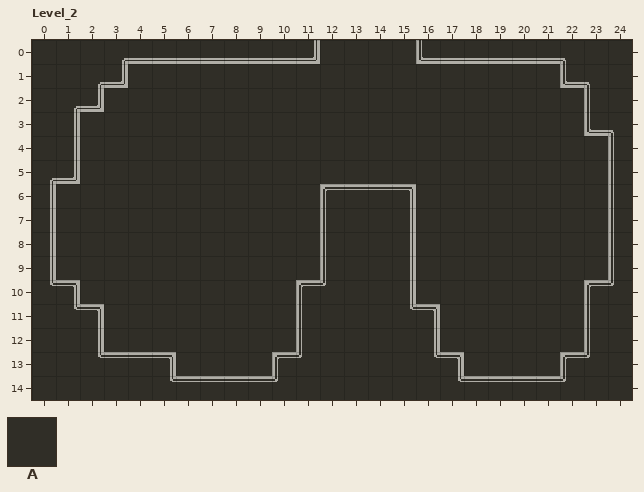
Two states of a LDtk project, source/levels/world.ldtk. Above is the file before it was changed.
Cells are 16x16 px. Shown: Level_2 x 0..24, y 0..14. The commit also changed other parts of the map, which this record leaves out.
Key: from "Walls": A 1 "Marble".
_ is an empty cell.
Layer "Walls" before, first column x 0:
 0 AAAAAAAAAAAA____AAAAAAAAA
 1 AAAA__________________AAA
 2 AAA____________________AA
 3 AA_____________________AA
 4 AA______________________A
 5 AA______________________A
 6 A___________AAAA________A
 7 A___________AAAA________A
 8 A___________AAAA________A
 9 A___________AAAA________A
10 AA_________AAAAA_______AA
11 AAA________AAAAAA______AA
12 AAA________AAAAAA______AA
13 AAAAAA____AAAAAAAA____AAA
14 AAAAAAAAAAAAAAAAAAAAAAAAA
Now the later version:
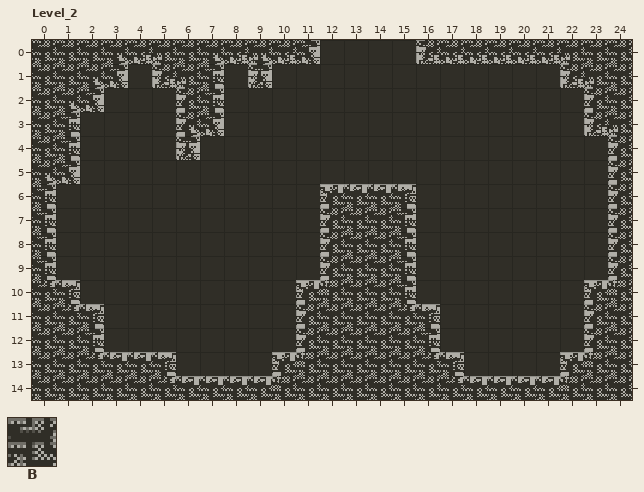
Further tiles: from "Walls": B 4 "Stone".
Commit: Stone Foreground Tile Set Complete
Difference:
{"where": "layer \"Walls\""}
{"y":0,"x":0,"old":"AAAAAAAAAAAA","new":"BBBBBBBBBBBB"}
{"y":0,"x":16,"old":"AAAAAAAAA","new":"BBBBBBBBB"}
{"y":1,"x":0,"old":"AAAA","new":"BBBB"}
{"y":1,"x":5,"old":"___","new":"BBB"}
{"y":1,"x":9,"old":"_","new":"B"}
{"y":1,"x":22,"old":"AAA","new":"BBB"}
{"y":2,"x":0,"old":"AAA","new":"BBB"}
{"y":2,"x":6,"old":"__","new":"BB"}
{"y":2,"x":23,"old":"AA","new":"BB"}
{"y":3,"x":0,"old":"AA","new":"BB"}
{"y":3,"x":6,"old":"__","new":"BB"}
{"y":3,"x":23,"old":"AA","new":"BB"}
{"y":4,"x":0,"old":"AA","new":"BB"}
{"y":4,"x":6,"old":"_","new":"B"}
{"y":4,"x":24,"old":"A","new":"B"}
{"y":5,"x":0,"old":"AA","new":"BB"}
{"y":5,"x":24,"old":"A","new":"B"}
{"y":6,"x":0,"old":"A","new":"B"}
{"y":6,"x":12,"old":"AAAA","new":"BBBB"}
{"y":6,"x":24,"old":"A","new":"B"}
{"y":7,"x":0,"old":"A","new":"B"}
{"y":7,"x":12,"old":"AAAA","new":"BBBB"}
{"y":7,"x":24,"old":"A","new":"B"}
{"y":8,"x":0,"old":"A","new":"B"}
{"y":8,"x":12,"old":"AAAA","new":"BBBB"}
{"y":8,"x":24,"old":"A","new":"B"}
{"y":9,"x":0,"old":"A","new":"B"}
{"y":9,"x":12,"old":"AAAA","new":"BBBB"}
{"y":9,"x":24,"old":"A","new":"B"}
{"y":10,"x":0,"old":"AA","new":"BB"}
{"y":10,"x":11,"old":"AAAAA","new":"BBBBB"}
{"y":10,"x":23,"old":"AA","new":"BB"}
{"y":11,"x":0,"old":"AAA","new":"BBB"}
{"y":11,"x":11,"old":"AAAAAA","new":"BBBBBB"}
{"y":11,"x":23,"old":"AA","new":"BB"}
{"y":12,"x":0,"old":"AAA","new":"BBB"}
{"y":12,"x":11,"old":"AAAAAA","new":"BBBBBB"}
{"y":12,"x":23,"old":"AA","new":"BB"}
{"y":13,"x":0,"old":"AAAAAA","new":"BBBBBB"}
{"y":13,"x":10,"old":"AAAAAAAA","new":"BBBBBBBB"}
{"y":13,"x":22,"old":"AAA","new":"BBB"}
{"y":14,"x":0,"old":"AAAAAAAAAAAAAAAAAAAAAAAAA","new":"BBBBBBBBBBBBBBBBBBBBBBBBB"}
